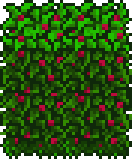
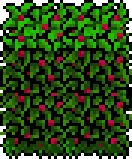
Layers edited between the first and the second 132px x 159px image:
removed layer "Pasted Layer" over [0, 0, 132, 159]
painted on "Background" over [0, 0, 132, 159]
